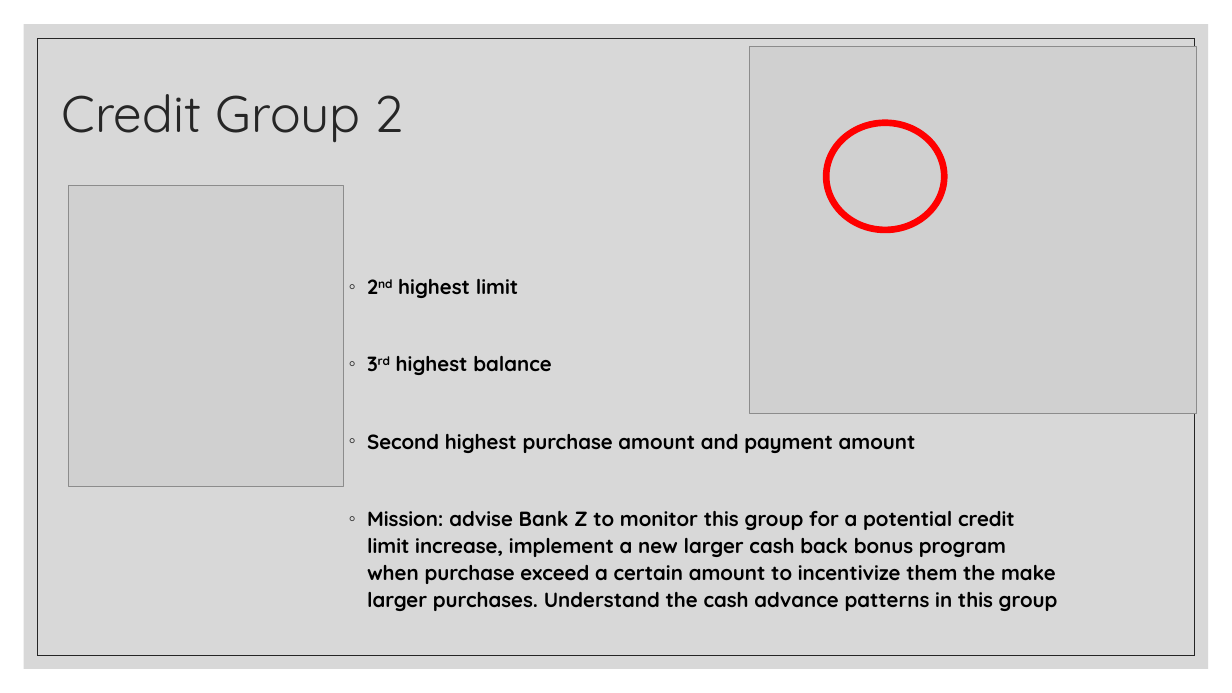
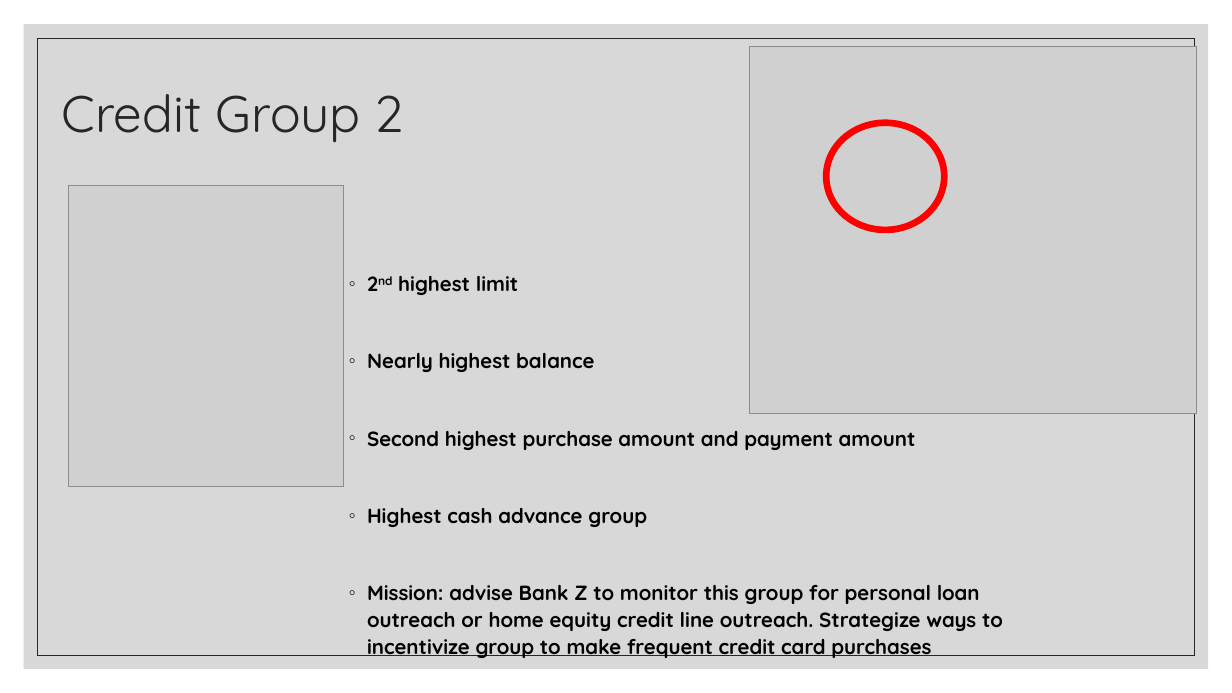
Before and after one commit to ssimmons9212/FedEX, a slide deck: slide 6 of Presentation/Fedex interview Round 2.pptx. Drawn at 1232x693 pixels with LibreOffice and Linux fonts; fonts in the diff are those of the drawing; grey boxes stand for pictures. Boxes give left, top, right and bottom in pixels: in the first picture for what was removed or moved away, otherwise in the second. Text is boxed around its words. In the diff, an @@ line names an element or a change of style, - is before the commit and + after.

```diff
--- a/Presentation/Fedex interview Round 2.pptx
+++ b/Presentation/Fedex interview Round 2.pptx
@@ text at (367,353,594,372): text changed @@
-◦ 3rd highest balance
+◦ Nearly highest balance
@@ text at (367,508,1003,658): text changed @@
-◦ Mission: advise Bank Z to monitor this group for a potential credit limit increase, implement a new larger cash back bonus program when purchase exceed a certain amount to incentivize them the make larger purchases. Understand the cash advance patterns in this group
+◦ Highest cash advance group
+◦ Mission: advise Bank Z to monitor this group for personal loan outreach or home equity credit line outreach. Strategize ways to incentivize group to make frequent credit card purchases
```
Also in this commit, not shown: 3 other slides changed, 1 other file.
